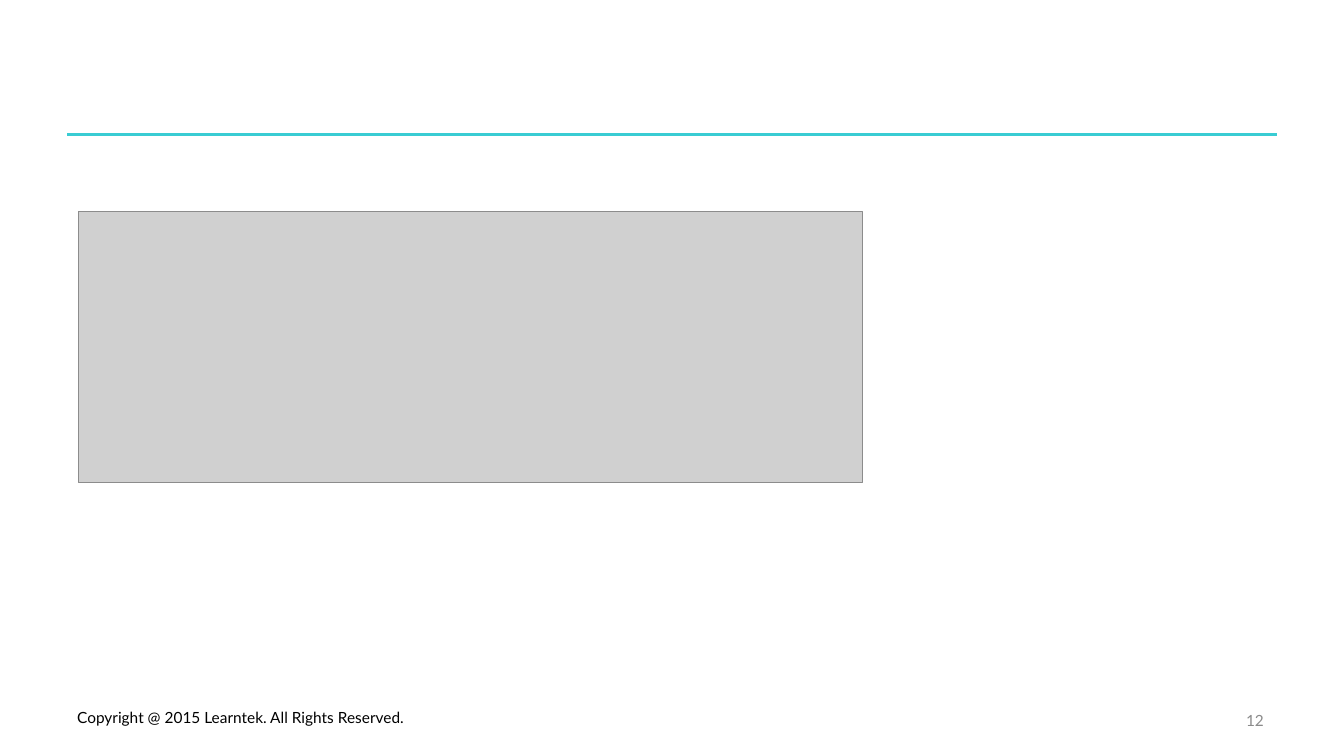
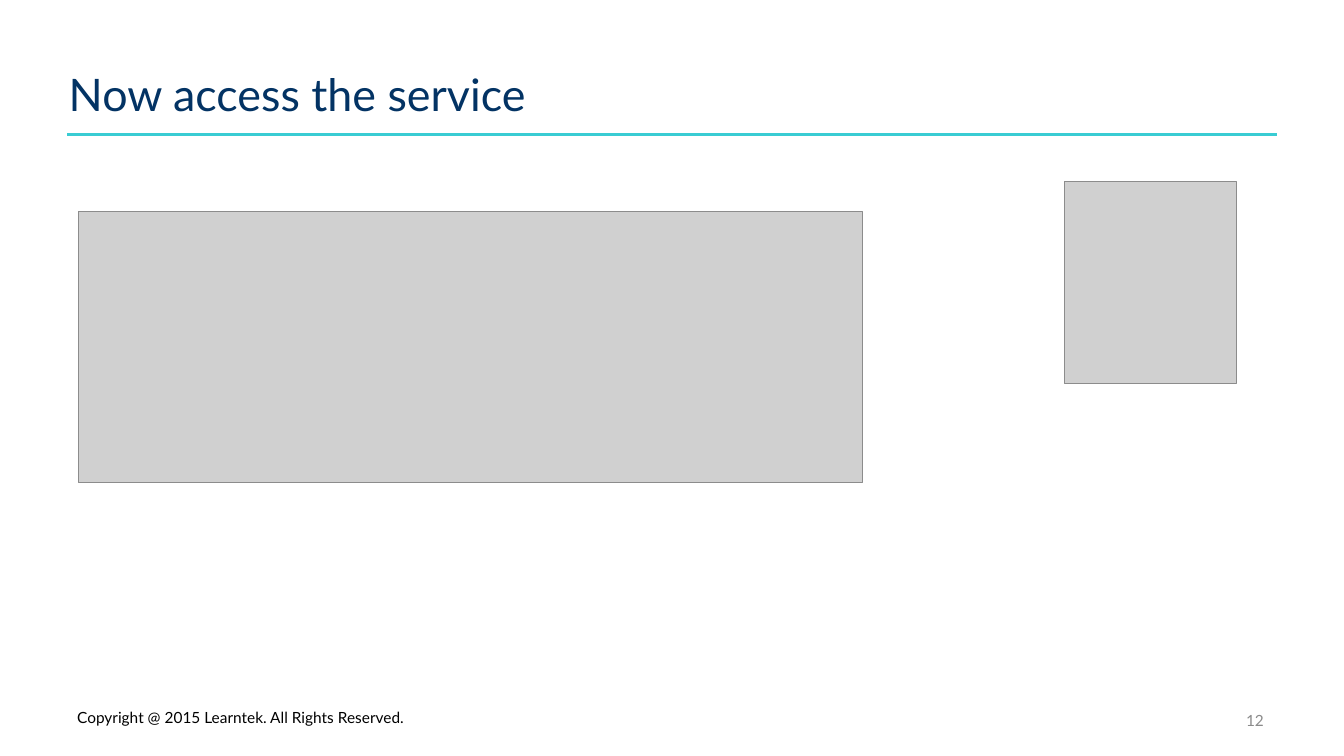
Before and after one commit to santoshkar/Microservice, a slide deck: slide 12 of Presentations/Part-8-Spring Cloud Feign (with Ribbon).pptx. Drawn at 1344x756 pixels with LibreOffice and Linux fonts; fonts in the diff are those of the drawing; grey boxes stand for pictures; background and template pictures are left out. Boxes give left, top, right and bottom in pixels: in the first picture for what was removed or moved away, otherwise in the second. Text is boxed around its words. In the diff, an @@ line names an element or a change of style, - is before the commit and + after.

```diff
--- a/Presentations/Part-8-Spring Cloud Feign (with Ribbon).pptx
+++ b/Presentations/Part-8-Spring Cloud Feign (with Ribbon).pptx
@@ title added at bbox=[69, 78, 526, 112], 32 pt, text #033364 @@
+Now access the service
@@ picture added at bbox=[1065, 181, 1236, 384] @@
```
Also in this commit, not shown: 4 other slides changed.
